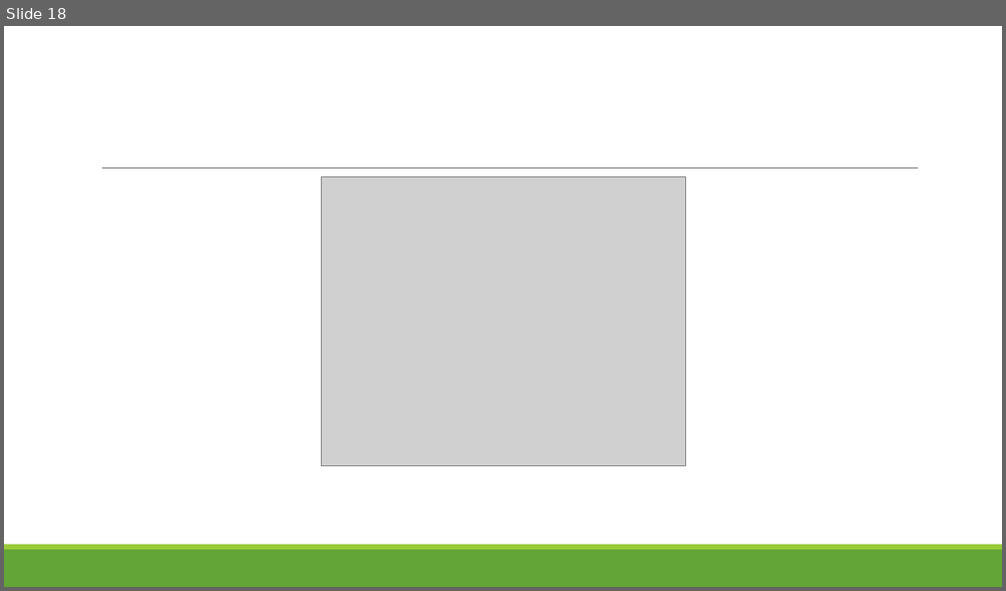
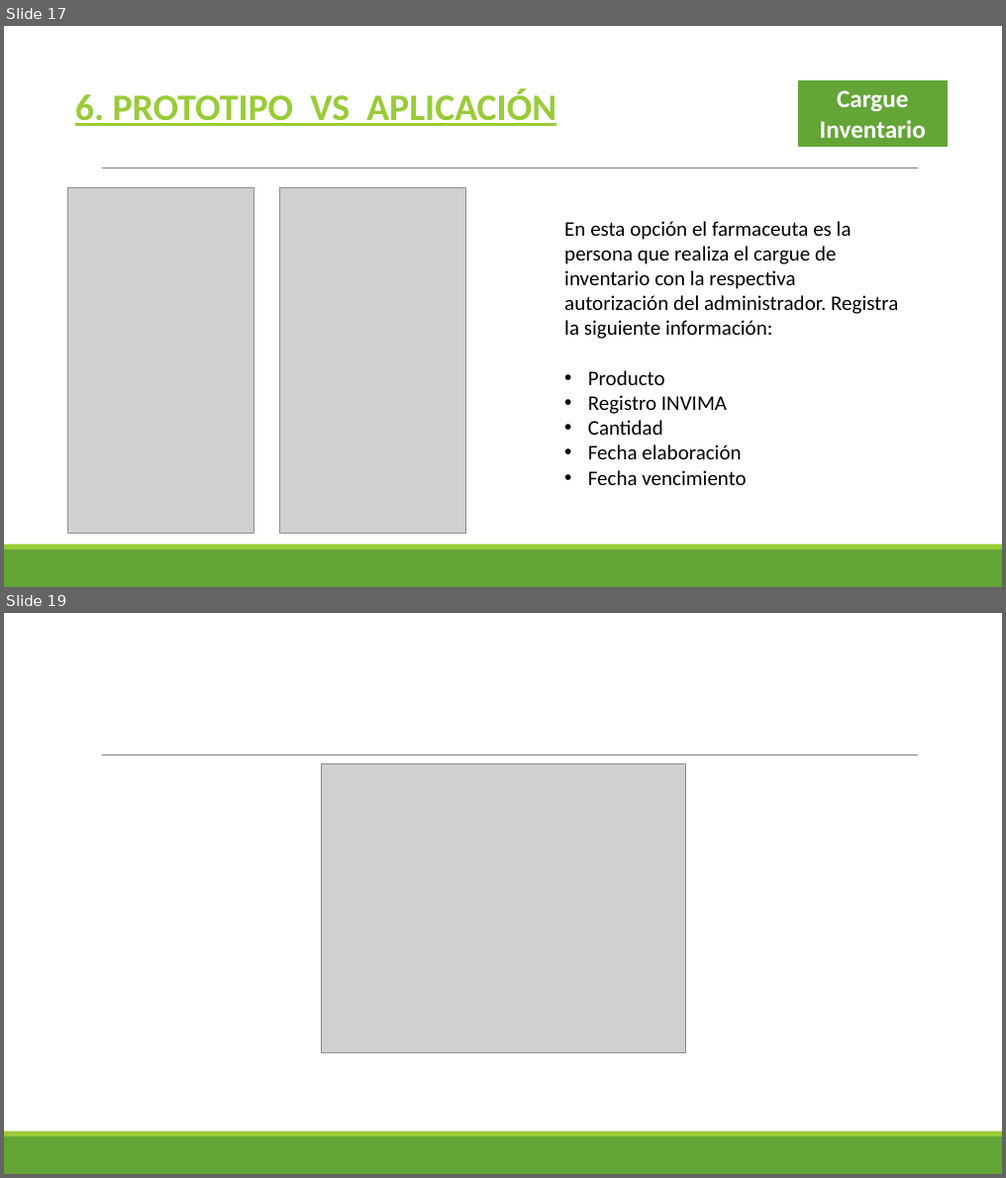
Before and after one commit to NestorRodriguez/ambulancias, a slide deck: PRESENTACION APP INVENTARIOS.pptx. Shown one above the other, each under a label of ours: slide 18 before the commit, slides 17 and 19 after it; the slides between them are not shown. The pictures are 1006x591 and 1006x1178 pixels, drawn with LibreOffice and Linux fonts; fonts in the diff are those of the drawing; grey boxes stand for pictures. Boxes give left, top, right and bottom in pixels: in the first picture for what was removed or moved away, otherwise in the second. Text is boxed around its words. In the diff, an @@ line names an element or a change of style, - is before the commit and + after.

```diff
--- a/PRESENTACION APP INVENTARIOS.pptx
+++ b/PRESENTACION APP INVENTARIOS.pptx
@@ slide 17 added at [4,26,1002,587], background #FFFFFF; not listed: 3 template elements that a slide beside it also shows @@
@@ rectangle added at [797,79,948,148], fill #63A537, outline #FFFFFF 2 pt, 24 pt, text #FFFFFF, bold @@
+Cargue Inventario
@@ text added at [75,89,556,126], 36 pt, text #99CB38, bold, underline @@
+6. PROTOTIPO VS APLICACIÓN
@@ picture added at [67,188,254,534] @@
@@ picture added at [279,188,466,534] @@
@@ text added at [564,221,898,485], 20 pt, text #000000 @@
+En esta opción el farmaceuta es la persona que realiza el cargue de inventario con la respectiva autorización del administrador. Registra la siguiente información:
+• Producto
+• Registro INVIMA
+• Cantidad
+• Fecha elaboración
+• Fecha vencimiento
@@ what was slide 18 is now slide 19 @@
```
Also in this commit, not shown: 3 slides changed, 2 other slides added, 2 slides removed, 5 other files.
